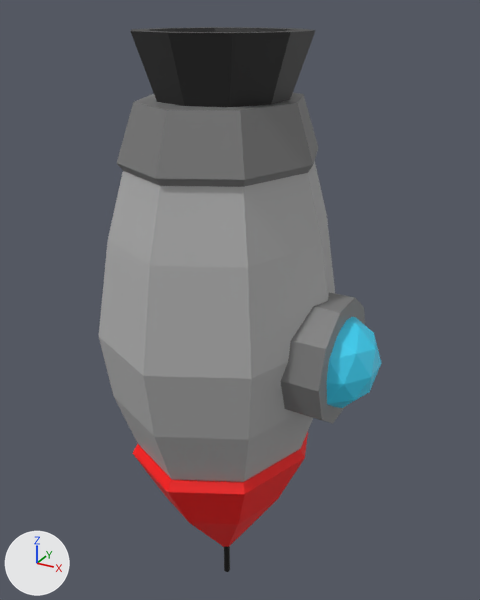
Renders of the FBX model SOLUS/Assets/Models/rocket.fbx from each side of a commit.
The view is the same before and after, from a 50 mm lens placed at (3.65, -7.79, 4.47), pointed at (-0.78, 0.25, 0.46). Every picture has the same lights, and +X, +Y and +Z are marked at lower left.

The first picture shows 'Rocket Joined'.
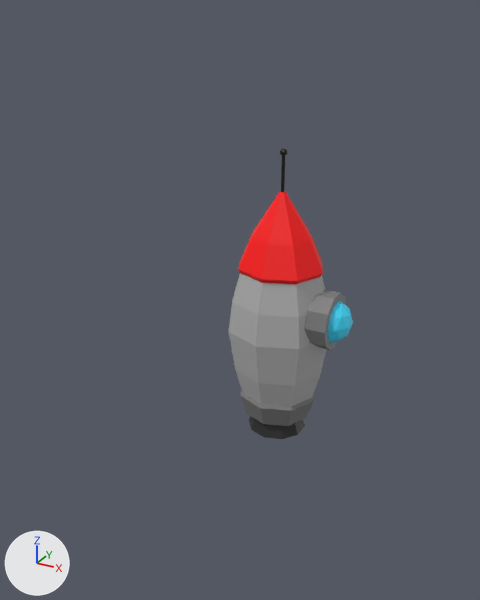
Commit message: Updated Rocket Model

What differs and where, as boxes (x1, y1, x2, y2) in the pictures (480 x 600 px; the box of a moved part takes in the faces that stretch with it):
```json
{"object": "Rocket Joined", "change": "reshaped, turned", "before": [99, 27, 381, 572], "after": [229, 148, 353, 439]}
{"part": 1, "of": "me_cylinder_012", "change": "moved or reshaped", "before": [99, 161, 335, 482], "after": [229, 273, 326, 407]}
{"part": 2, "of": "me_cylinder_012", "change": "moved or reshaped", "before": [326, 317, 381, 408], "after": [328, 301, 353, 343]}
{"part": 3, "of": "me_cylinder_012", "change": "moved or reshaped", "before": [133, 432, 308, 547], "after": [238, 191, 323, 284]}
{"part": 4, "of": "me_cylinder_012", "change": "moved or reshaped", "before": [281, 292, 365, 423], "after": [304, 289, 346, 350]}
{"part": 5, "of": "me_cylinder_012", "change": "moved or reshaped", "before": [117, 93, 318, 187], "after": [240, 390, 314, 426]}
{"part": 6, "of": "me_cylinder_012", "change": "moved or reshaped", "before": [224, 546, 230, 572], "after": [281, 156, 285, 192]}
{"part": 7, "of": "me_cylinder_012", "change": "moved or reshaped", "before": [131, 27, 316, 107], "after": [249, 416, 305, 439]}
{"part": 8, "of": "me_cylinder_012", "change": "moved or reshaped", "after": [280, 148, 287, 156], "on screen": "not visible before"}
```

Edits to the scene script, one JSON object a line:
```json
{"block": "me_cylinder_012", "where": "me_cylinder_012.from_pydata(...)  # 300 vertices, 326 faces; spans x -202.0..202.0, y -422.0..476.0, z -147.0..262.0"}
{"block": "me_cylinder_012", "where": "# used by ob_rocket_joined; location = (0.0, 0.0, 0.0); rotation_euler = (-1.571, 0.0, 1.571), in degrees (-90, 0, 90); scale = (0.01, 0.01, 0.01)"}
{"block": "me_cylinder_012", "change": "me_cylinder_012 part 1: the loose piece of 72 vertices spanning x -202.0..202.0, y -327.0..381.0, z -81.0..262.0 is scaled about its middle by (-0.357, 0.446, -0.446), then moved by (0.0, 27.0, -90.0)"}
{"block": "me_cylinder_012", "change": "me_cylinder_012 part 2: the loose piece of 42 vertices spanning x -70.0..70.0, y -69.0..71.0, z -147.0..-14.0 is turned 180 degrees about the y axis through its middle and scaled by 0.446, then moved by (0.0, 56.0, 4.0)"}
{"block": "me_cylinder_012", "change": "me_cylinder_012 part 3: the loose piece of 40 vertices spanning x -165.0..165.0, y 168.0..412.0, z -49.0..230.0 is scaled about its middle by (-0.357, 0.446, -0.446), then moved by (0.0, -118.0, -90.0)"}
{"block": "me_cylinder_012", "change": "me_cylinder_012 part 4: the loose piece of 20 vertices spanning x -90.0..90.0, y -86.0..86.0, z -100.0..100.0 is turned 180 degrees about the y axis through its middle and scaled by 0.446, then moved by (0.0, 57.0, -40.0)"}
{"block": "me_cylinder_012", "change": "me_cylinder_012 part 5: the loose piece of 24 vertices spanning x -155.0..155.0, y -340.0..-249.0, z -41.0..222.0 is scaled about its middle by (-0.357, 0.446, -0.446), then moved by (0.0, 206.0, -90.0)"}
{"block": "me_cylinder_012", "change": "me_cylinder_012 part 6: the loose piece of 20 vertices spanning x -5.0..5.0, y 342.0..476.0, z 85.0..95.0 is turned -180 degrees about the y axis through its middle and scaled by 0.446, then moved by (0.0, -164.0, -90.0)"}
{"block": "me_cylinder_012", "change": "me_cylinder_012 part 7: the loose piece of 40 vertices spanning x -118.0..118.0, y -422.0..-307.0, z -22.0..202.0 is turned 180 degrees about the y axis through its middle and scaled by 0.368, then moved by (0.0, 253.0, -90.0)"}
{"block": "me_cylinder_012", "change": "me_cylinder_012 part 8: the loose piece of 42 vertices spanning x -11.0..11.0, y -107.0..-84.0, z 80.0..101.0 is turned -180 degrees about the y axis through its middle and scaled by 0.446, then moved by (0.0, 374.0, -90.0)"}
{"op": "set", "path": "ob_rocket_joined.rotation_euler", "old": "(-1.571, 0.0, 1.571)", "new": "(1.571, 0.0, -1.571)", "note": "degrees (-90, 0, 90) -> degrees (90, 0, -90)"}
```
